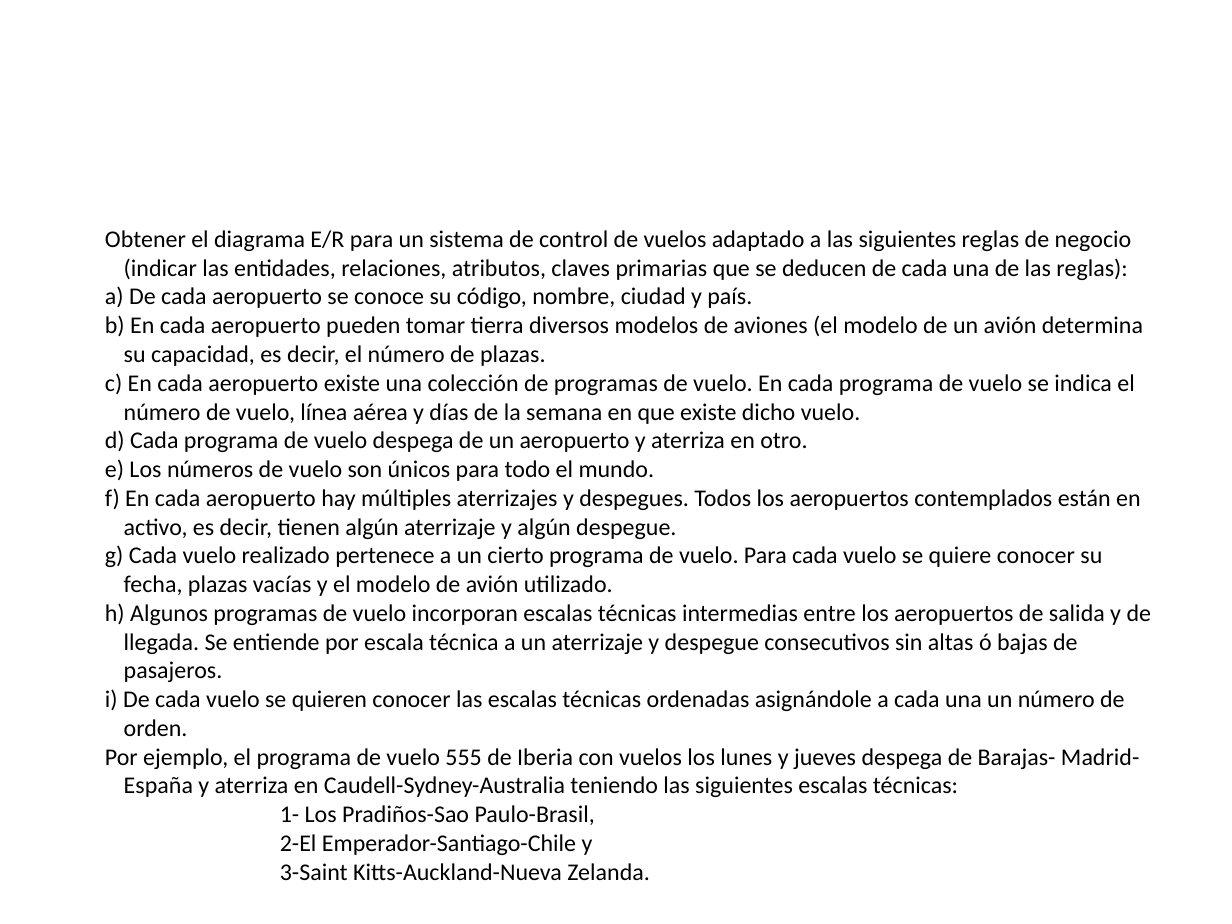
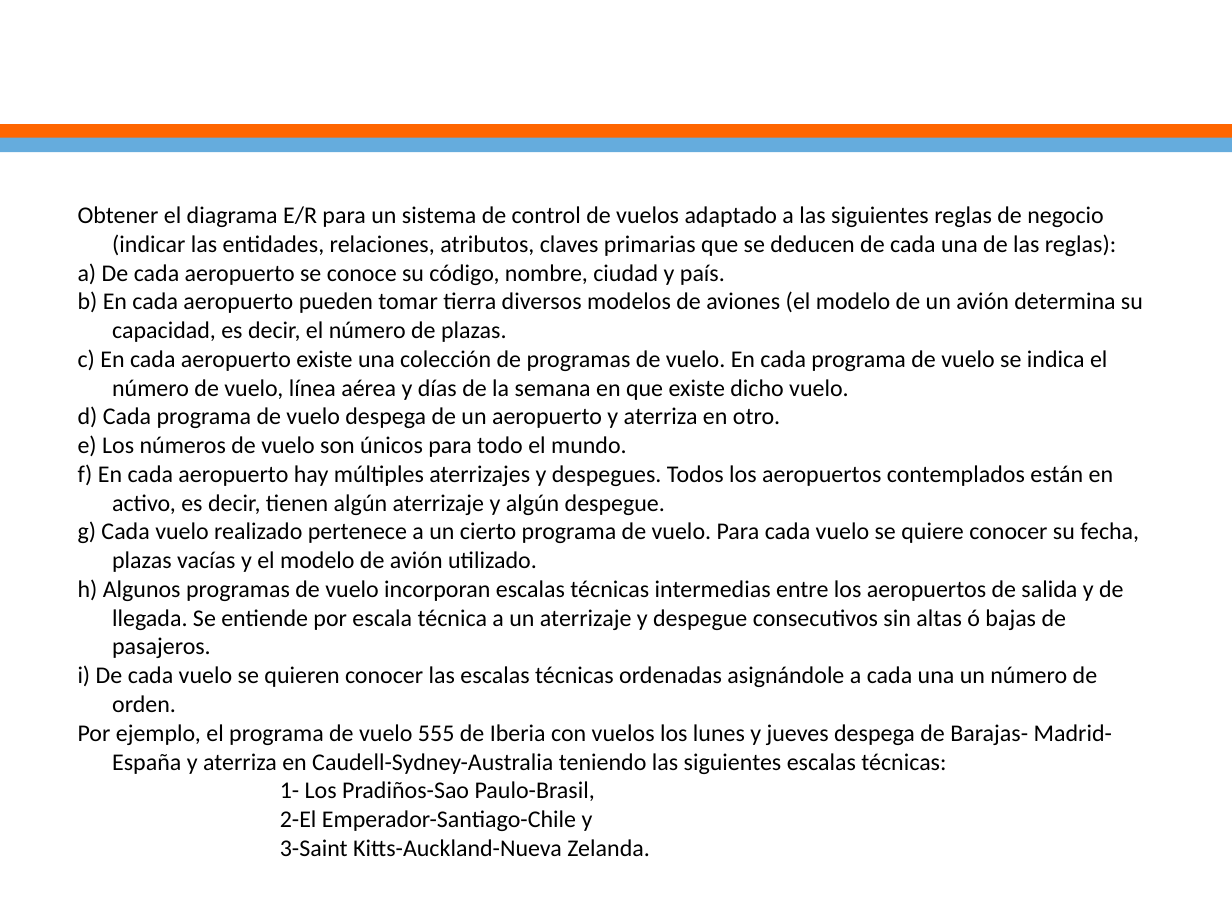
Before and after one commit to ejimenezdelgado/aplica_db_miercoles_2_2019, a slide deck: slide 42 of Clase 1/Clase1.pptx (slide 41 before the commit). Drawn at 1232x924 pixels with LibreOffice and Linux fonts; fonts in the diff are those of the drawing; background and template pictures are left out. Boxes give left, top, right and bottom in pixels: in the first picture for what was removed or moved away, otherwise in the second. Text is boxed around its words. In the diff, an @@ line names an element or a change of style, - is before the commit and + after.

```diff
--- a/Clase 1/Clase1.pptx
+++ b/Clase 1/Clase1.pptx
@@ title "Taller SQL- Aeropuerto" at [285,17,1232,150]: size 44 to 33 pt @@
@@ rectangle added at [0,124,1232,139], fill #FF6600 @@
@@ rectangle added at [0,138,1232,153], fill #65ACDD @@
@@ text "Obtener el diagrama E/R para ...": place and size @@
-text "Obtener el diagrama E/R para ..." at [105,230,1151,880]
+text "Obtener el diagrama E/R para ..." at [78,206,1143,856]
@@ text at [78,206,1143,774]: indent changed @@
```
Also in this commit, not shown: 42 other slides changed, 1 slide added, 1 other file.
